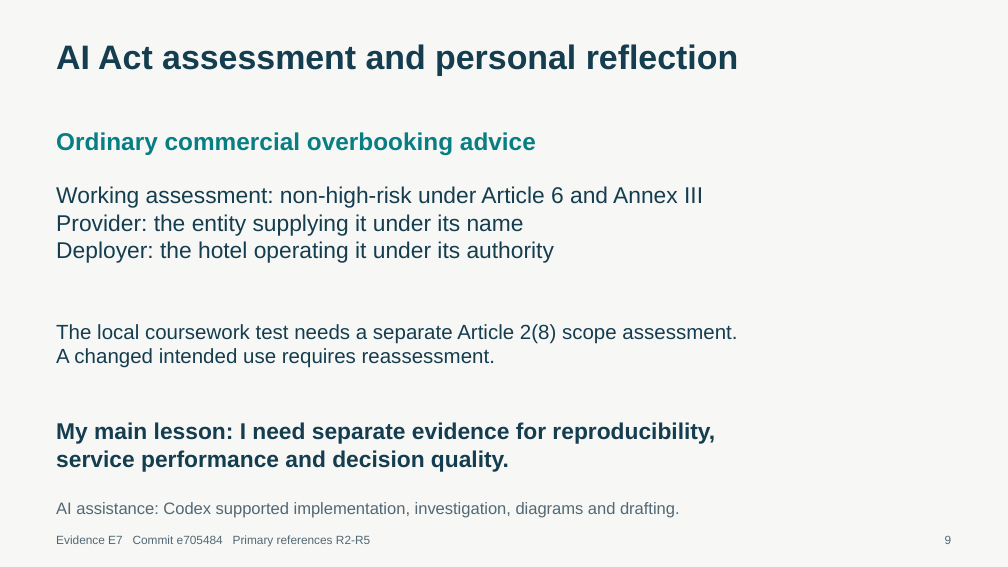
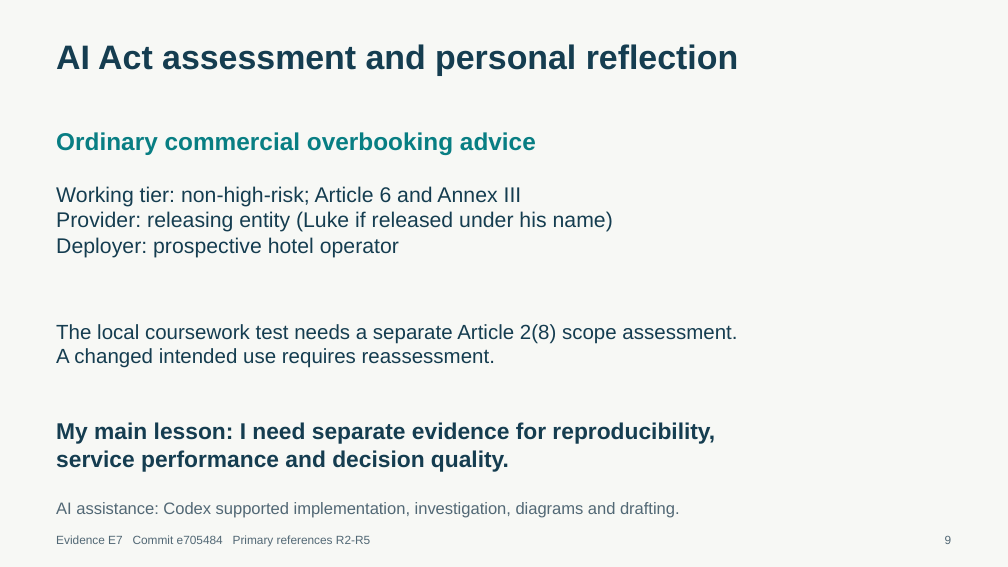
Before and after one commit to Lukecamill/hotel-cancellations, a slide deck: slide 9 of output/presentations/diary-entry-1-slides.pptx. Drawn at 1008x567 pixels with LibreOffice and Linux fonts; fonts in the diff are those of the drawing. Boxes give left, top, right and bottom in pixels: in the first picture for what was removed or moved away, otherwise in the second. Text is boxed around its words. In the diff, an @@ line names an element or a change of style, - is before the commit and + after.

```diff
--- a/output/presentations/diary-entry-1-slides.pptx
+++ b/output/presentations/diary-entry-1-slides.pptx
@@ text at <box>56,186,613,258</box>: text changed; size 21.8 to 20.2 pt @@
-Working assessment: non-high-risk under Article 6 and Annex III
-Provider: the entity supplying it under its name
-Deployer: the hotel operating it under its authority
+Working tier: non-high-risk; Article 6 and Annex III
+Provider: releasing entity (Luke if released under his name)
+Deployer: prospective hotel operator
```
Also in this commit, not shown: 6 other slides changed, 32 other files.
